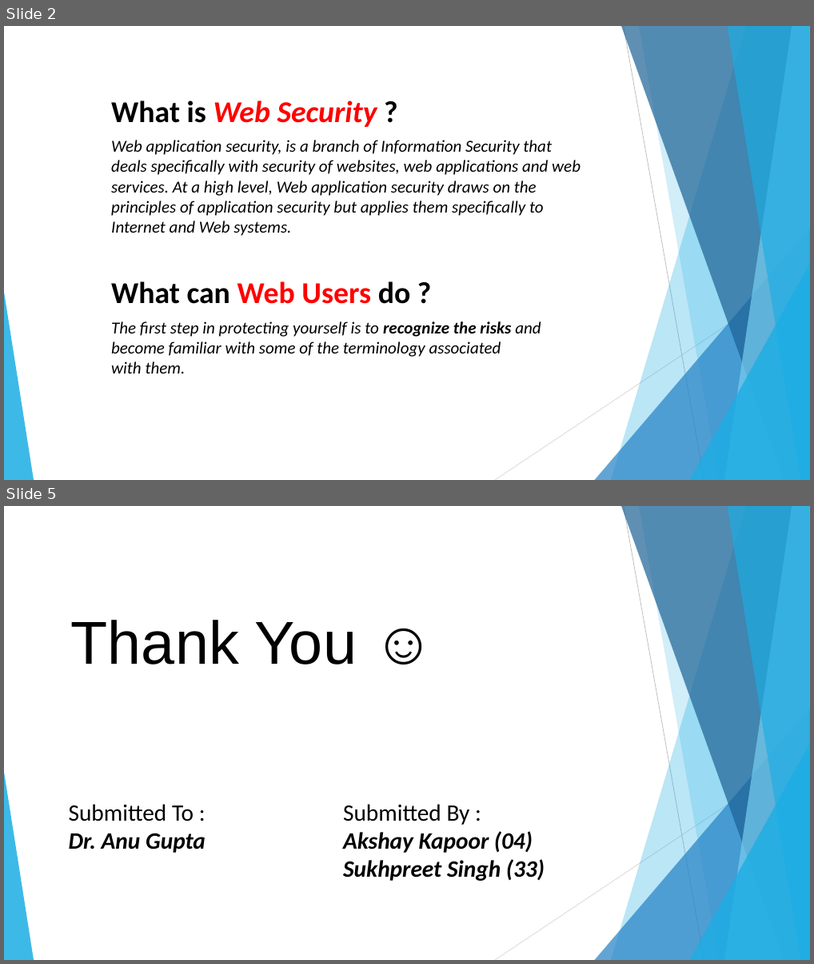
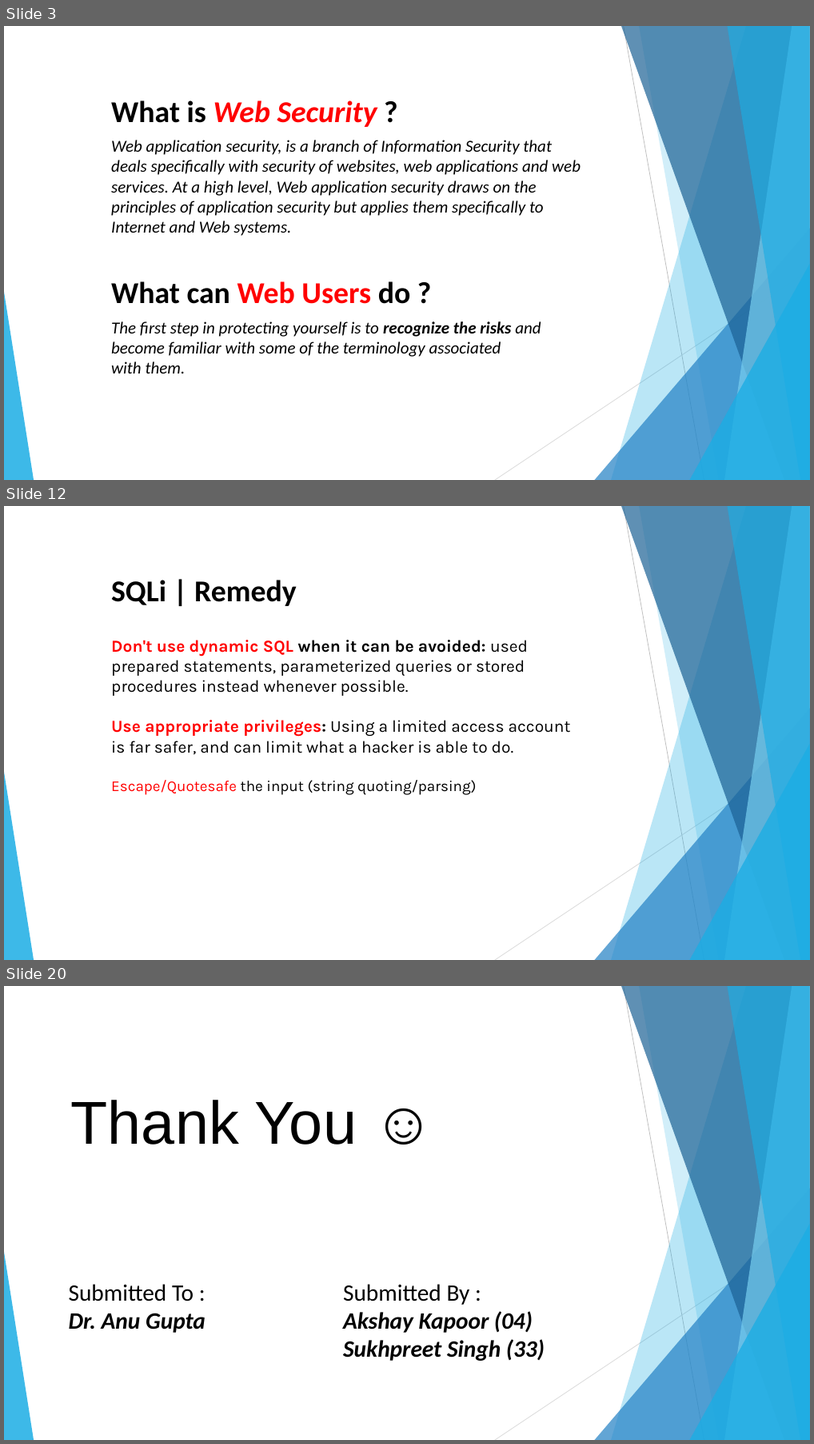
Before and after one commit to tHe-AK/Web-Security-Seminar, a slide deck: Web Security.pptx. Shown one above the other, each under a label of ours: slides 2 and 5 before the commit, slides 3, 12 and 20 after it; the slides between them are not shown. The pictures are 814x964 and 814x1444 pixels, drawn with LibreOffice and Linux fonts; fonts in the diff are those of the drawing. Boxes give left, top, right and bottom in pixels: in the first picture for what was removed or moved away, otherwise in the second. Text is boxed around its words. In the diff, an @@ line names an element or a change of style, - is before the commit and + after.

```diff
--- a/Web Security.pptx
+++ b/Web Security.pptx
@@ slide 12 added at (4,506,810,960), background #FFFFFF; not listed: 10 template elements that a slide beside it also shows @@
@@ text added at (111,580,297,606), 36 pt, text #000000, bold @@
+SQLi | Remedy
@@ text added at (111,640,571,795), 20 pt, text #000000 @@
+Don't use dynamic SQL when it can be avoided: used prepared statements, parameterized queries or stored procedures instead whenever possible.
+Use appropriate privileges: Using a limited access account is far safer, and can limit what a hacker is able to do.
+Escape/Quotesafe the input (string quoting/parsing)
@@ what was slide 2 is now slide 3 @@
@@ what was slide 5 is now slide 20 @@
```
Also in this commit, not shown: 1 slide changed, 14 other slides added, 6 other files.
